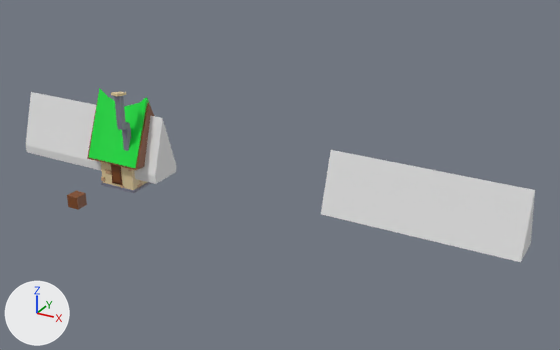
What one commit did to the FBX model Models/Buildings/Houses/HouseGreen.fbx.
Rendered twice from a camera (50 mm lens) standing at (24.5, -28.5, 16.4) and looking at (8.7, 0.3, 2.0). The axes (+X, +Y, +Z) are drawn at lower left. The lights are the same throughout. Where no turn or scale is listed for an object, it has been applied to the vertices.

Script lines for the objects in view, before the commit:
```python
me_cube_010 = bpy.data.meshes.new('Cube.010')
me_cube_010.from_pydata(...)  # 68 vertices, 64 faces; spans x -1.95..0.26, y -1.59..0.04, z -1.62..0.45
me_cube_010.materials.append(mat_wood_001)  # brown #804921
me_cylinder = bpy.data.meshes.new('Cylinder')
me_cylinder.from_pydata(...)  # 37 vertices, 28 faces; spans x -1.48..1.48, y -1.31..1.34, z 1.44..4.76
me_cylinder.materials.append(mat_red)  # green #00e13c
me_cylinder_001 = bpy.data.meshes.new('Cylinder.001')
me_cylinder_001.from_pydata(...)  # 16 vertices, 14 faces; spans x -4.3..22.0, y -0.9..0.9, z -1.3..1.9
me_cylinder_004 = bpy.data.meshes.new('Cylinder.004')
me_cylinder_004.from_pydata(...)  # 51 vertices, 30 faces; spans x -1.57..1.57, y -1.32..1.35, z 1.36..4.5
me_cylinder_004.materials.append(mat_wood)  # brown #804921
ob_divider = bpy.data.objects.new('divider', me_cylinder_001)
ob_divider.location = (-2.05, 0.04, 1.96)
ob_divwindow_001 = bpy.data.objects.new('divWindow.001', me_cube_010)
ob_divwindow_001.location = (-0.01, -1.03, 0.76)
ob_roof = bpy.data.objects.new('Roof', me_cylinder)
ob_roof.location = (0.0, 0.0, 0.0)
ob_underlayer = bpy.data.objects.new('UnderLayer', me_cylinder_004)
ob_underlayer.location = (0.0, 0.0, 0.0)
# also in view: 'Pole' at (0.7, -1.0, 3.6); 'Base' at (0.0, 0.0, 1.9)
```
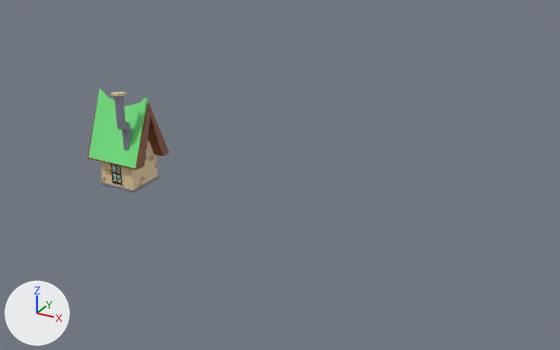
Commit message: fixed houses?

What differs and where, as boxes (x1, y1, x2, y2) in the pictures (560 x 350 px):
'divider', deleted
    before: (26, 92, 535, 262)
'Roof', recoloured
    both: (89, 88, 150, 168)
'divWindow.001', deleted
    before: (67, 165, 121, 210)

The edits, one by one:
Material 'Green' (mat_green) is new.
Its base color is (0.177, 0.801, 0.221) (green #75e781).
me_cylinder has 37 vertices, 28 faces and spans x -1.48..1.48, y -1.31..1.34, z 1.44..4.76.
me_cylinder no longer uses material mat_red (green #00e13c).
me_cylinder now uses material mat_green (green #75e781).
Object 'divWindow.001' (ob_divwindow_001) is deleted.
Object 'divider' (ob_divider) is deleted.
